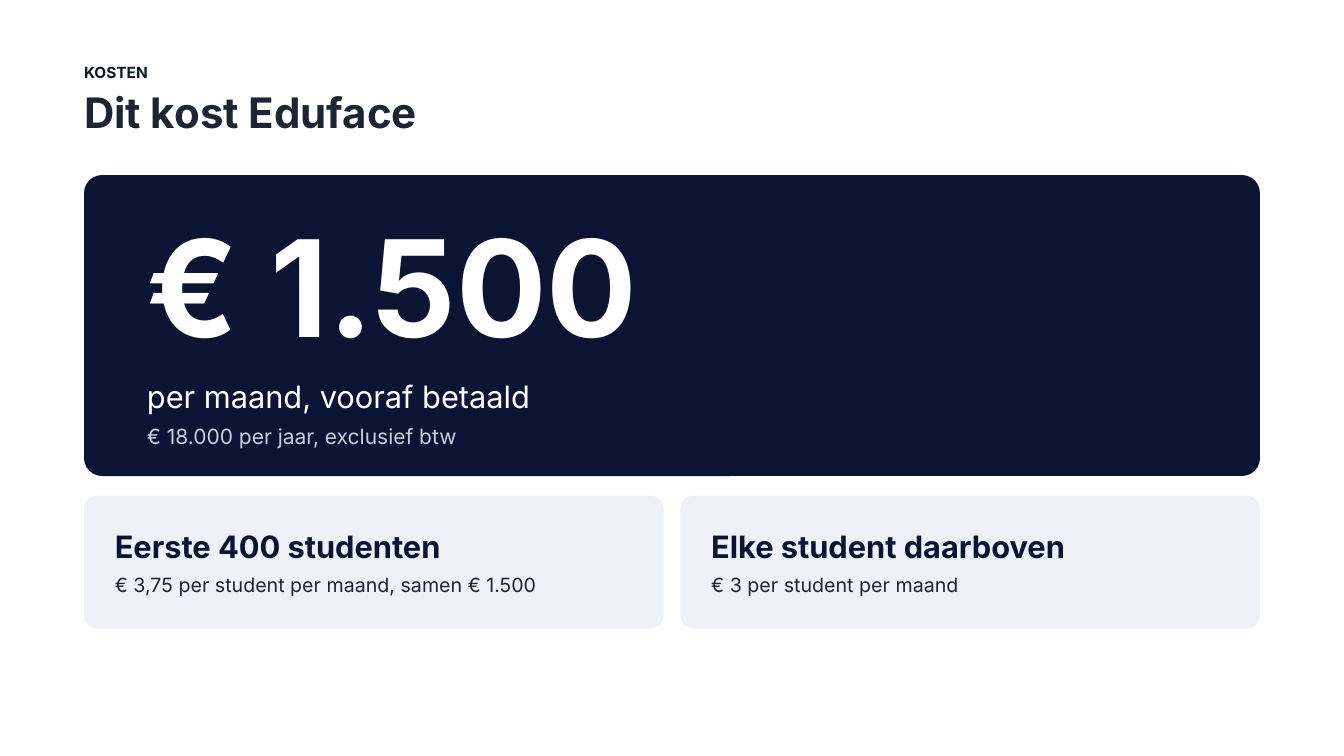
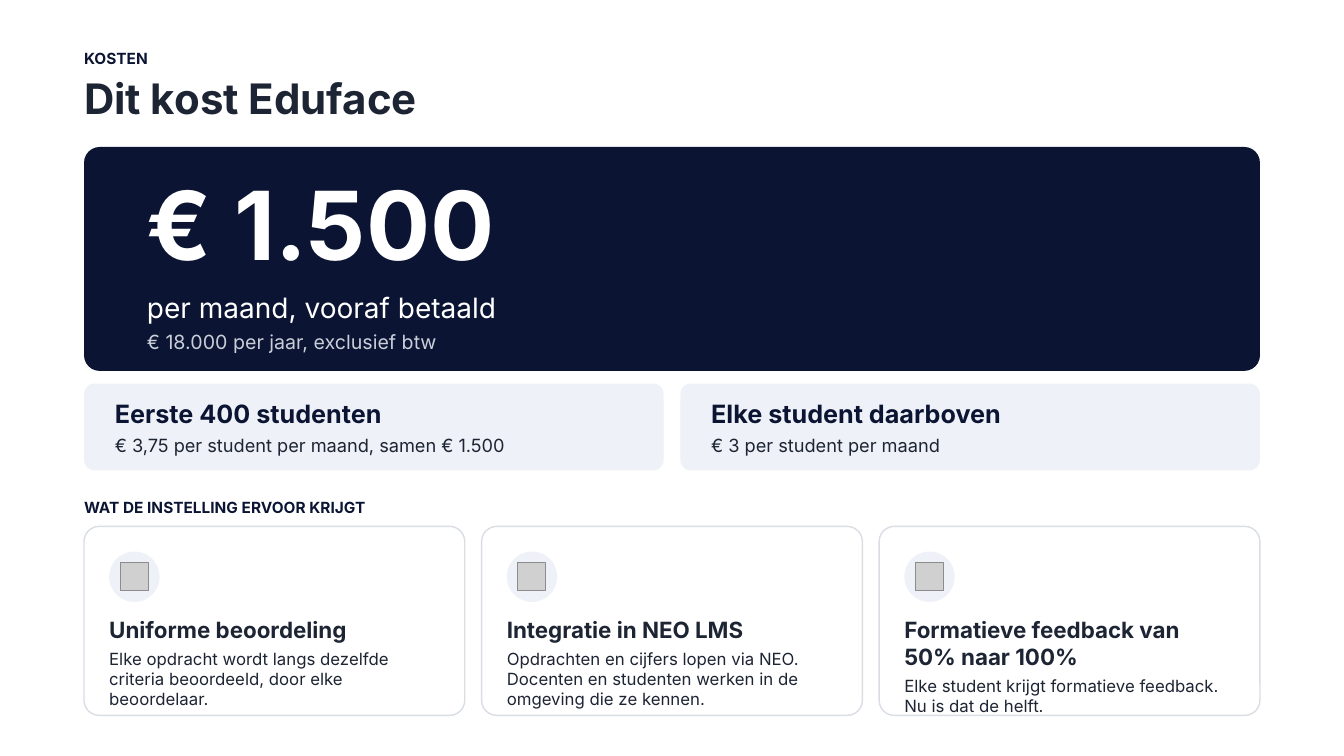
Before and after one commit to Dante-Eduface/Claude, a slide deck: slide 1 of GTM/Knowledge/business-case/pptx/prijs-bewerkbaar.pptx. Drawn at 1344x756 pixels with LibreOffice and Linux fonts; fonts in the diff are those of the drawing; grey boxes stand for pictures. Boxes give left, top, right and bottom in pixels: in the first picture for what was removed or moved away, otherwise in the second. Text is boxed around its words. In the diff, an @@ line names an element or a change of style, - is before the commit and + after.

```diff
--- a/GTM/Knowledge/business-case/pptx/prijs-bewerkbaar.pptx
+++ b/GTM/Knowledge/business-case/pptx/prijs-bewerkbaar.pptx
@@ text "KOSTEN": place and size @@
-text "KOSTEN" at <box>84,66,148,78</box>
+text "KOSTEN" at <box>84,52,148,64</box>
@@ text "Dit kost Eduface": place and size @@
-text "Dit kost Eduface" at <box>84,96,417,129</box>
+text "Dit kost Eduface" at <box>84,82,417,115</box>
@@ rounded rectangle: place and size @@
-rounded rectangle at <box>84,175,1260,477</box>
+rounded rectangle at <box>84,147,1260,371</box>
@@ text "€ 1.500": place and size @@
-text "€ 1.500" at <box>147,238,638,449</box>
+text "€ 1.500" at <box>147,189,496,353</box>
@@ text "€ 1.500" at <box>147,189,496,353</box>: size 96 to 68 pt in "€ 1.500"; size 22 to 20 pt in "per maand, vooraf betaald"; size 15 to 14 pt in "€ 18.000 per jaar, exclusief btw"; less space between paragraphs @@
@@ rounded rectangle: place and size @@
-rounded rectangle at <box>84,496,663,629</box>
+rounded rectangle at <box>84,384,663,471</box>
@@ text "Eerste 400 studenten": place and size @@
-text "Eerste 400 studenten" at <box>115,535,536,596</box>
+text "Eerste 400 studenten" at <box>115,404,505,456</box>
@@ text "Eerste 400 studenten" at <box>115,404,505,456</box>: size 22 to 18 pt in "Eerste 400 studenten"; size 14 to 13 pt in "€ 3,75 per student per maand, samen ..."; less space between paragraphs @@
@@ proportions changed in 3 elements at <box>84,147,1260,371</box>, <box>84,384,663,471</box>, <box>681,384,1260,471</box> @@
@@ rounded rectangle: place and size @@
-rounded rectangle at <box>681,496,1260,629</box>
+rounded rectangle at <box>681,384,1260,471</box>
@@ text "Elke student daarboven": place and size @@
-text "Elke student daarboven" at <box>711,535,1065,596</box>
+text "Elke student daarboven" at <box>711,404,1001,456</box>
@@ text "Elke student daarboven" at <box>711,404,1001,456</box>: size 22 to 18 pt in "Elke student daarboven"; size 14 to 13 pt in "€ 3 per student per maand"; less space between paragraphs @@
@@ text added at <box>84,501,365,513</box>, 11 pt, text #0B1533, bold @@
+WAT DE INSTELLING ERVOOR KRIJGT
@@ rounded rectangle added at <box>84,526,465,716</box>, fill #FFFFFF, outline #D9DDE4 1 pt @@
@@ rounded rectangle added at <box>482,526,863,716</box>, fill #FFFFFF, outline #D9DDE4 1 pt @@
@@ rounded rectangle added at <box>879,526,1260,716</box>, fill #FFFFFF, outline #D9DDE4 1 pt @@
@@ ellipse added at <box>109,552,159,602</box>, fill #EEF1F7 @@
@@ picture added at <box>120,563,148,591</box> @@
@@ ellipse added at <box>507,552,558,602</box>, fill #EEF1F7 @@
@@ picture added at <box>518,563,546,591</box> @@
@@ ellipse added at <box>904,552,955,602</box>, fill #EEF1F7 @@
@@ picture added at <box>915,563,944,591</box> @@
@@ text added at <box>109,621,388,706</box>, 12 pt, text #1D2433 @@
+Uniforme beoordeling
+Elke opdracht wordt langs dezelfde criteria beoordeeld, door elke beoordelaar.
@@ text added at <box>507,621,799,709</box>, 12 pt, text #1D2433 @@
+Integratie in NEO LMS
+Opdrachten en cijfers lopen via NEO. Docenten en studenten werken in de omgeving die ze kennen.
@@ text added at <box>904,621,1219,712</box>, 12 pt, text #1D2433 @@
+Formatieve feedback van 50% naar 100%
+Elke student krijgt formatieve feedback. Nu is dat de helft.
```
Also in this commit, not shown: 4 other files.
